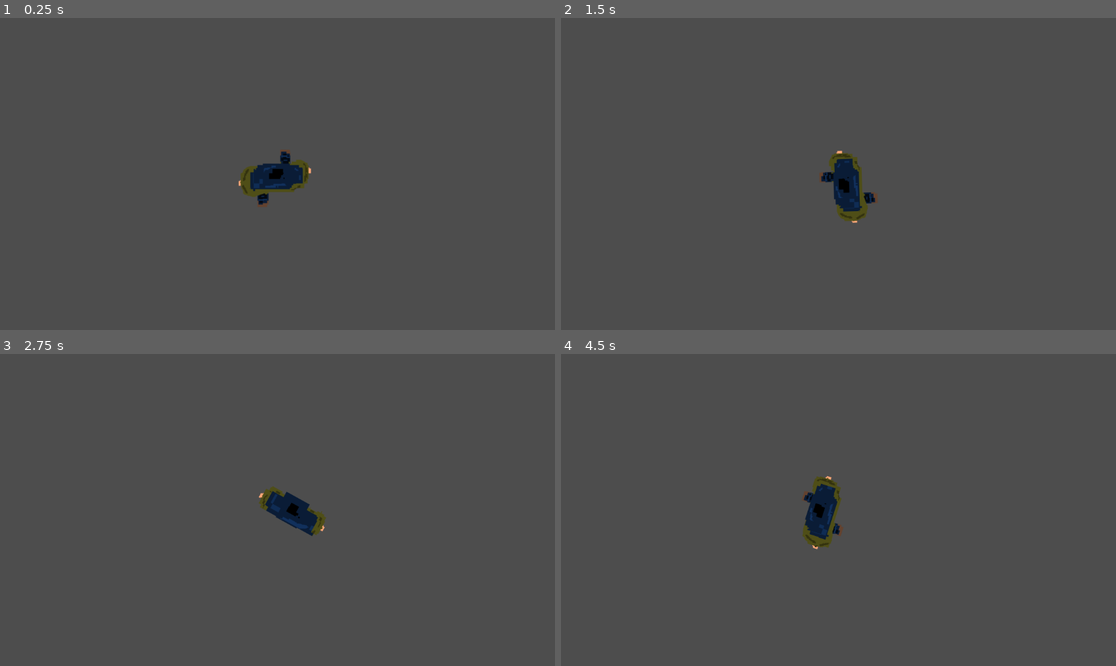
Above: before the commit, frames 1-4 (two rows, left to right).
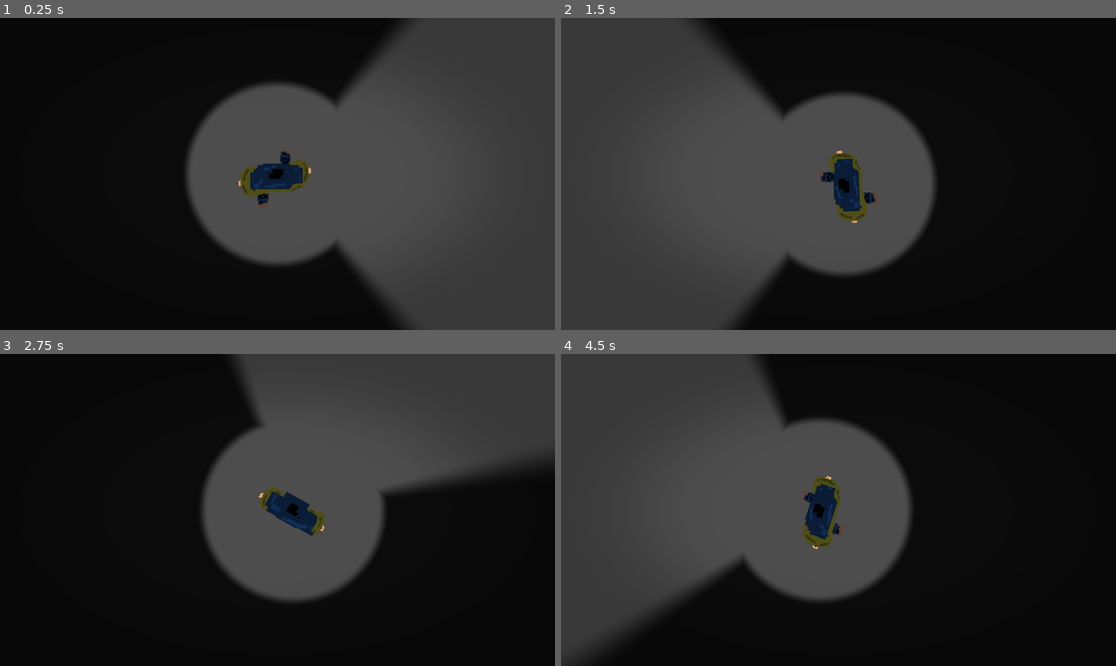
Above: after the commit, the same moments.

Repository: JingByTheDoor/locked-in--1-
Game: Godot game, scene res://Scenes/Main.tscn
Same seed, same stepped clock (60 frames per second), same inputs: the game is played once before the commit and once after it. The engine's default icon, where the game draws it, is replaced by a stand-in: a white triangle on a blue panel in a dark square.
Inputs (mouse positions are in pixels of both pictures, inside the frame that each line leads up to):
- Up to frame 1 (0.25 s): no input
- Up to frame 2 (1.5 s): tap Enter at 0.5 s; move the mouse to (960, 158) at 0.52 s; hold D (move_right) 0.53-1.28 s; right-click (960, 158) at 0.6 s; click (960, 158) at 0.67 s; move the mouse to (727, 189) at 1.27 s; hold S (move_down) from 1.28 s (still down); right-click (727, 189) at 1.35 s; click (727, 189) at 1.42 s
- Up to frame 3 (2.75 s): move the mouse to (333, 441) at 2.02 s; release S (move_down) at 2.03 s; hold D (move_right) from 2.03 s (still down); click (333, 441) at 2.1 s; right-click (333, 441) at 2.3 s
- Up to frame 4 (4.5 s): move the mouse to (810, 572) at 2.77 s; release D (move_right) at 2.78 s; hold W (move_up) 2.78-3.53 s; tap E (interact) at 2.85 s; click (810, 572) at 2.92 s; right-click (810, 572) at 3.05 s; move the mouse to (1005, 556) at 3.52 s; hold Shift (sprint) 3.53-4.28 s; hold A (move_left) from 3.53 s (still down); click (1005, 556) at 3.67 s; right-click (1005, 556) at 3.8 s; move the mouse to (672, 463) at 4.27 s; right-click (672, 463) at 4.35 s; click (672, 463) at 4.42 s

The runs differ from the first frame. In frame 1, 52% of the frame differs, in the area x 0-77%, y 0-100%; in frame 2, 51%; in frame 3, 68%, in the area x 0-100%, y 0-100%; in frame 4, 58%.

Commit message:
Batch-3

Diff:
--- a/Scenes/Main.tscn
+++ b/Scenes/Main.tscn
@@ -1,10 +1,20 @@
-[gd_scene load_steps=3 format=3]
+[gd_scene load_steps=6 format=3]
 
 [ext_resource type="PackedScene" path="res://Scenes/Player.tscn" id="1"]
 [ext_resource type="PackedScene" path="res://UI/MessageHud.tscn" id="2"]
+[ext_resource type="PackedScene" path="res://VFX/VisionMask.tscn" id="3"]
+[ext_resource type="PackedScene" path="res://VFX/ReadabilityOverlay.tscn" id="4"]
+[ext_resource type="PackedScene" path="res://UI/ExitSignLayer.tscn" id="5"]
 
 [node name="Main" type="Node2D"]
 
 [node name="Player" parent="." instance=ExtResource("1")]
 
+[node name="VisionMask" parent="." instance=ExtResource("3")]
+target_path = NodePath("../Player/VisionCone")
+
+[node name="ReadabilityOverlay" parent="." instance=ExtResource("4")]
+
+[node name="ExitSignLayer" parent="." instance=ExtResource("5")]
+
 [node name="MessageHud" parent="." instance=ExtResource("2")]
--- a/Scenes/Player.tscn
+++ b/Scenes/Player.tscn
@@ -1,6 +1,7 @@
-[gd_scene load_steps=13 format=3 uid="uid://x4khlkw6qu05"]
+[gd_scene load_steps=14 format=3 uid="uid://x4khlkw6qu05"]
 
 [ext_resource type="Script" uid="uid://btcv2iprnmnd4" path="res://Scripts/Player.gd" id="1"]
+[ext_resource type="Script" path="res://Scripts/VisionCone.gd" id="3"]
 [ext_resource type="Texture2D" uid="uid://cx1pbb1jbp3uf" path="res://Guy Walking COMPLETE.png" id="2_kyqiw"]
 
 [sub_resource type="AtlasTexture" id="AtlasTexture_gntrk"]
@@ -105,3 +106,10 @@
 [node name="CollisionShape2D" type="CollisionShape2D" parent="InteractArea"]
 position = Vector2(0, -1)
 shape = SubResource("3")
+
+[node name="VisionCone" type="Node2D" parent="."]
+script = ExtResource("3")
+cone_angle_degrees = 90.0
+cone_length = 520.0
+require_line_of_sight = true
+occlusion_mask = 1
--- a/Scripts/Player.gd
+++ b/Scripts/Player.gd
@@ -14,8 +14,10 @@
 @onready var sprite: AnimatedSprite2D = $Visuals/AnimatedSprite2D
 @onready var interact_area: Area2D = $InteractArea
 @onready var interact_shape: CollisionShape2D = $InteractArea/CollisionShape2D
+@onready var vision_cone: Node2D = get_node_or_null("VisionCone")
 
 var is_dead: bool = false
+var _aim_angle: float = 0.0
 
 func _ready() -> void:
 	_sync_hp()
@@ -47,7 +49,10 @@
 	var to_mouse := get_global_mouse_position() - global_position
 	if to_mouse.length_squared() < 0.001:
 		return
-	visuals.rotation = to_mouse.angle() + deg_to_rad(aim_rotation_offset_degrees)
+	_aim_angle = to_mouse.angle()
+	visuals.rotation = _aim_angle + deg_to_rad(aim_rotation_offset_degrees)
+	if vision_cone != null:
+		vision_cone.rotation = _aim_angle
 
 func _update_animation(input_vector: Vector2) -> void:
 	if sprite == null:
--- /dev/null
+++ b/Scripts/ReadabilityOverlay.gd
@@ -0,0 +1,27 @@
+extends CanvasLayer
+
+@export var vignette_intensity: float = 0.25
+@export var vignette_softness: float = 0.45
+@export var distortion_intensity: float = 0.0
+@export var distortion_speed: float = 1.0
+
+@onready var vignette_rect: ColorRect = $Vignette
+@onready var distortion_rect: ColorRect = $Distortion
+
+func _ready() -> void:
+	_apply()
+
+func _process(_delta: float) -> void:
+	_apply()
+
+func _apply() -> void:
+	if vignette_rect != null:
+		var vig_mat := vignette_rect.material as ShaderMaterial
+		if vig_mat != null:
+			vig_mat.set_shader_parameter("intensity", vignette_intensity)
+			vig_mat.set_shader_parameter("softness", vignette_softness)
+	if distortion_rect != null:
+		var dist_mat := distortion_rect.material as ShaderMaterial
+		if dist_mat != null:
+			dist_mat.set_shader_parameter("distortion_intensity", distortion_intensity)
+			dist_mat.set_shader_parameter("distortion_speed", distortion_speed)
--- /dev/null
+++ b/Scripts/VisionCone.gd
@@ -0,0 +1,63 @@
+extends Node2D
+
+@export var cone_angle_degrees: float = 90.0
+@export var cone_length: float = 520.0
+@export var auto_length_from_viewport: bool = true
+@export var extra_length: float = 300.0
+@export var require_line_of_sight: bool = true
+@export var occlusion_mask: int = 1
+
+var _runtime_length: float = -1.0
+
+func _process(_delta: float) -> void:
+	_runtime_length = _compute_runtime_length()
+
+func can_see_point(point: Vector2) -> bool:
+	var to_target: Vector2 = point - global_position
+	var dist: float = to_target.length()
+	var length := _get_length()
+	if dist > length:
+		return false
+	if dist < 0.001:
+		return true
+	var forward: Vector2 = Vector2.RIGHT.rotated(global_rotation)
+	var angle: float = abs(forward.angle_to(to_target))
+	if angle > deg_to_rad(cone_angle_degrees * 0.5):
+		return false
+	if not require_line_of_sight:
+		return true
+	var space_state: PhysicsDirectSpaceState2D = get_world_2d().direct_space_state
+	var params: PhysicsRayQueryParameters2D = PhysicsRayQueryParameters2D.new()
+	params.from = global_position
+	params.to = point
+	params.collision_mask = occlusion_mask
+	params.collide_with_areas = true
+	params.collide_with_bodies = true
+	params.exclude = [self, get_parent()]
+	var hit: Dictionary = space_state.intersect_ray(params)
+	return hit.is_empty()
+
+func can_see_node(node: Node2D) -> bool:
+	if node == null:
+		return false
+	return can_see_point(node.global_position)
+
+func get_cone_angle_degrees() -> float:
+	return cone_angle_degrees
+
+func get_cone_length() -> float:
+	return _get_length()
+
+func _get_length() -> float:
+	if _runtime_length < 0.0:
+		_runtime_length = _compute_runtime_length()
+	return _runtime_length
+
+func _compute_runtime_length() -> float:
+	if not auto_length_from_viewport:
+		return cone_length
+	var viewport := get_viewport()
+	if viewport == null:
+		return cone_length
+	var size := viewport.get_visible_rect().size
+	return max(cone_length, size.length() + extra_length)
--- /dev/null
+++ b/Scripts/VisionMask.gd
@@ -0,0 +1,54 @@
+extends CanvasLayer
+
+@export var target_path: NodePath
+@export var cone_angle_degrees: float = 90.0
+@export var cone_angle_softness_degrees: float = 10.0
+@export var cone_length: float = 320.0
+@export var cone_softness: float = 48.0
+@export var base_darkness: float = 0.85
+@export var inner_radius: float = 200.0
+@export var inner_softness: float = 24.0
+
+@onready var rect: ColorRect = $ColorRect
+
+var target: Node2D
+
+func _ready() -> void:
+	target = get_node_or_null(target_path) as Node2D
+	_apply_params()
+
+func _process(_delta: float) -> void:
+	if target == null or rect == null:
+		return
+	var mat := rect.material as ShaderMaterial
+	if mat == null:
+		return
+	var viewport := get_viewport()
+	var viewport_size := viewport.get_visible_rect().size
+	var screen_pos: Vector2 = viewport.get_canvas_transform() * target.global_position
+	var aim_dir: Vector2 = Vector2.RIGHT.rotated(target.global_rotation).normalized()
+	mat.set_shader_parameter("player_screen_pos", screen_pos)
+	mat.set_shader_parameter("aim_dir", aim_dir)
+	mat.set_shader_parameter("viewport_size", viewport_size)
+	_apply_params(mat)
+
+func _apply_params(mat: ShaderMaterial = null) -> void:
+	var use_mat := mat
+	if use_mat == null and rect != null:
+		use_mat = rect.material as ShaderMaterial
+	if use_mat == null:
+		return
+	var angle_deg := cone_angle_degrees
+	var length := cone_length
+	if target != null:
+		if target.has_method("get_cone_angle_degrees"):
+			angle_deg = float(target.call("get_cone_angle_degrees"))
+		if target.has_method("get_cone_length"):
+			length = float(target.call("get_cone_length"))
+	use_mat.set_shader_parameter("cone_angle", deg_to_rad(angle_deg))
+	use_mat.set_shader_parameter("cone_angle_softness", deg_to_rad(cone_angle_softness_degrees))
+	use_mat.set_shader_parameter("cone_length", length)
+	use_mat.set_shader_parameter("cone_softness", cone_softness)
+	use_mat.set_shader_parameter("base_darkness", base_darkness)
+	use_mat.set_shader_parameter("inner_radius", inner_radius)
+	use_mat.set_shader_parameter("inner_softness", inner_softness)
--- /dev/null
+++ b/UI/ExitSignLayer.tscn
@@ -0,0 +1,12 @@
+[gd_scene load_steps=2 format=3]
+
+[ext_resource type="Texture2D" path="res://icon.svg" id="1"]
+
+[node name="ExitSignLayer" type="CanvasLayer"]
+layer = 8
+follow_viewport = true
+
+[node name="ExitSign" type="Sprite2D" parent="."]
+texture = ExtResource("1")
+position = Vector2(320, -120)
+scale = Vector2(0.4, 0.4)
--- a/UI/MessageHud.tscn
+++ b/UI/MessageHud.tscn
@@ -3,6 +3,7 @@
 [ext_resource type="Script" path="res://Scripts/MessageHud.gd" id="1"]
 
 [node name="MessageHud" type="CanvasLayer"]
+layer = 20
 script = ExtResource("1")
 
 [node name="Label" type="Label" parent="."]
--- /dev/null
+++ b/VFX/Distortion.gdshader
@@ -0,0 +1,15 @@
+shader_type canvas_item;
+render_mode unshaded;
+
+uniform sampler2D screen_texture : hint_screen_texture;
+uniform float distortion_intensity = 0.0;
+uniform float distortion_speed = 1.0;
+
+void fragment() {
+	vec2 uv = SCREEN_UV;
+	float t = TIME * distortion_speed;
+	float wave = sin((uv.y + t) * 18.0) * 0.003;
+	vec2 offset = vec2(wave, 0.0) * distortion_intensity;
+	vec4 col = texture(screen_texture, uv + offset);
+	COLOR = col;
+}
--- /dev/null
+++ b/VFX/ReadabilityOverlay.tscn
@@ -0,0 +1,41 @@
+[gd_scene load_steps=6 format=3]
+
+[ext_resource type="Script" path="res://Scripts/ReadabilityOverlay.gd" id="1"]
+[ext_resource type="Shader" path="res://VFX/Distortion.gdshader" id="2"]
+[ext_resource type="Shader" path="res://VFX/Vignette.gdshader" id="3"]
+
+[sub_resource type="ShaderMaterial" id="1"]
+shader = ExtResource("2")
+
+[sub_resource type="ShaderMaterial" id="2"]
+shader = ExtResource("3")
+
+[node name="ReadabilityOverlay" type="CanvasLayer"]
+layer = 7
+script = ExtResource("1")
+
+[node name="Distortion" type="ColorRect" parent="."]
+material = SubResource("1")
+anchor_left = 0.0
+anchor_top = 0.0
+anchor_right = 1.0
+anchor_bottom = 1.0
+offset_left = 0.0
+offset_top = 0.0
+offset_right = 0.0
+offset_bottom = 0.0
+mouse_filter = 2
+color = Color(1, 1, 1, 1)
+
+[node name="Vignette" type="ColorRect" parent="."]
+material = SubResource("2")
+anchor_left = 0.0
+anchor_top = 0.0
+anchor_right = 1.0
+anchor_bottom = 1.0
+offset_left = 0.0
+offset_top = 0.0
+offset_right = 0.0
+offset_bottom = 0.0
+mouse_filter = 2
+color = Color(0, 0, 0, 1)
--- /dev/null
+++ b/VFX/Vignette.gdshader
@@ -0,0 +1,13 @@
+shader_type canvas_item;
+render_mode unshaded;
+
+uniform float intensity = 0.25;
+uniform float softness = 0.45;
+
+void fragment() {
+	vec2 uv = SCREEN_UV * 2.0 - 1.0;
+	float dist = length(uv);
+	float vig = smoothstep(softness, 1.0, dist);
+	float alpha = clamp(intensity * vig, 0.0, 1.0);
+	COLOR = vec4(0.0, 0.0, 0.0, alpha);
+}
--- /dev/null
+++ b/VFX/VisionMask.gdshader
@@ -0,0 +1,36 @@
+shader_type canvas_item;
+render_mode unshaded;
+
+uniform vec2 player_screen_pos = vec2(0.0);
+uniform vec2 aim_dir = vec2(1.0, 0.0);
+uniform float cone_angle = 1.0472;
+uniform float cone_angle_softness = 0.1745;
+uniform float cone_length = 320.0;
+uniform float cone_softness = 48.0;
+uniform float base_darkness = 0.85;
+uniform float inner_radius = 200.0;
+uniform float inner_softness = 24.0;
+uniform vec2 viewport_size = vec2(1280.0, 720.0);
+
+void fragment() {
+	vec2 pixel_pos = SCREEN_UV * viewport_size;
+	vec2 to_pixel = pixel_pos - player_screen_pos;
+	float dist = length(to_pixel);
+	float visibility = 0.0;
+	if (dist < 1.0) {
+		visibility = 1.0;
+	} else {
+		vec2 dir = to_pixel / dist;
+		vec2 aim = normalize(aim_dir);
+		float angle = acos(clamp(dot(aim, dir), -1.0, 1.0));
+		float angle_factor = 1.0 - smoothstep(cone_angle * 0.5, cone_angle * 0.5 + cone_angle_softness, angle);
+		float edge = max(1.0, cone_softness);
+		float dist_factor = 1.0 - smoothstep(cone_length - edge, cone_length, dist);
+		visibility = angle_factor * dist_factor;
+	}
+	float inner_edge = max(1.0, inner_softness);
+	float inner_visibility = 1.0 - smoothstep(max(0.0, inner_radius - inner_edge), inner_radius, dist);
+	visibility = max(visibility, inner_visibility);
+	float darkness = base_darkness * (1.0 - clamp(visibility, 0.0, 1.0));
+	COLOR = vec4(0.0, 0.0, 0.0, clamp(darkness, 0.0, 1.0));
+}
--- /dev/null
+++ b/VFX/VisionMask.tscn
@@ -0,0 +1,27 @@
+[gd_scene load_steps=4 format=3 uid="uid://cara0s7t3nq75"]
+
+[ext_resource type="Script" uid="uid://vhk2ssibrkqp" path="res://Scripts/VisionMask.gd" id="1"]
+[ext_resource type="Shader" uid="uid://de6ajudk7wrrf" path="res://VFX/VisionMask.gdshader" id="2"]
+
+[sub_resource type="ShaderMaterial" id="1"]
+shader = ExtResource("2")
+shader_parameter/player_screen_pos = Vector2(0, 0)
+shader_parameter/aim_dir = Vector2(1, 0)
+shader_parameter/cone_angle = 1.0472
+shader_parameter/cone_angle_softness = 0.1745
+shader_parameter/cone_length = 320.0
+shader_parameter/cone_softness = 48.0
+shader_parameter/base_darkness = 0.85
+shader_parameter/viewport_size = Vector2(1280, 720)
+
+[node name="VisionMask" type="CanvasLayer"]
+layer = 6
+script = ExtResource("1")
+
+[node name="ColorRect" type="ColorRect" parent="."]
+material = SubResource("1")
+anchors_preset = 15
+anchor_right = 1.0
+anchor_bottom = 1.0
+mouse_filter = 2
+color = Color(0, 0, 0, 1)
Not shown, added: Scripts/ReadabilityOverlay.gd.uid
Not shown, added: Scripts/VisionCone.gd.uid
Not shown, added: Scripts/VisionMask.gd.uid
Not shown, added: VFX/Distortion.gdshader.uid
Not shown, added: VFX/Vignette.gdshader.uid
Not shown, added: VFX/VisionMask.gdshader.uid
